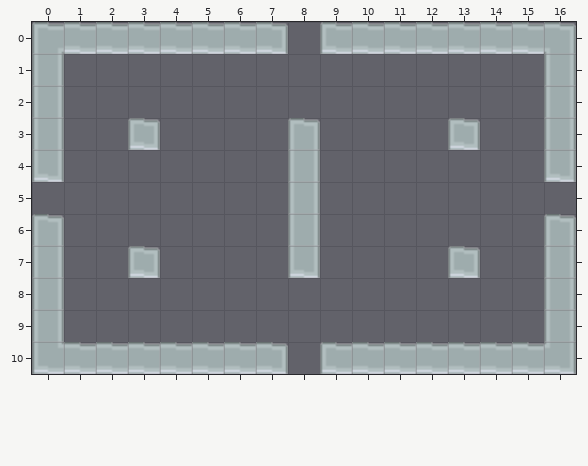
Level history. Tiled map: core/assets/rooms/fourpillars_recolored.tmx. Above is the file before it was changed.
Cells are 32x32 px. Shown: x 0..16, y 0..10.
Once edited:
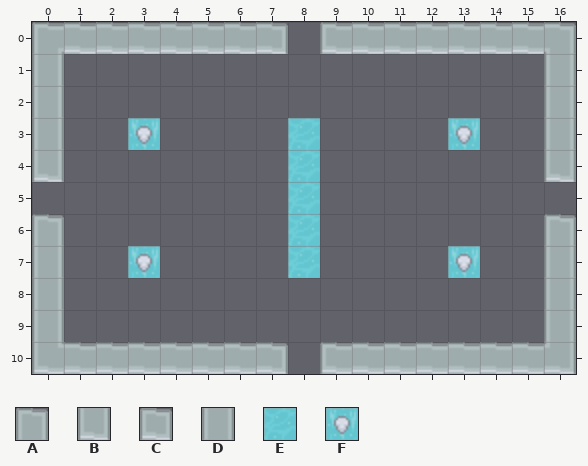
Key: from "roguelikeDungeon_transparent": A 8, B 41, C 42, D 44, E 364, F 498.
_ is an empty cell.
Tiles replaced or removed in this view: A, B, C, D.
Difference:
Changed rows in their new state; . is an unchanged cell.
Layer "DestructibleLayer":
first column x 3:
 3 F....E....F
 4 .....E.....
 5 .....E.....
 6 .....E.....
 7 F....E....F
Changed places in both pictures, as pixel boxes (x1, y1, x2, y2):
changed: (128, 118, 160, 150)
changed: (288, 118, 320, 278)
changed: (448, 118, 480, 150)
changed: (128, 246, 160, 278)
changed: (448, 246, 480, 278)
